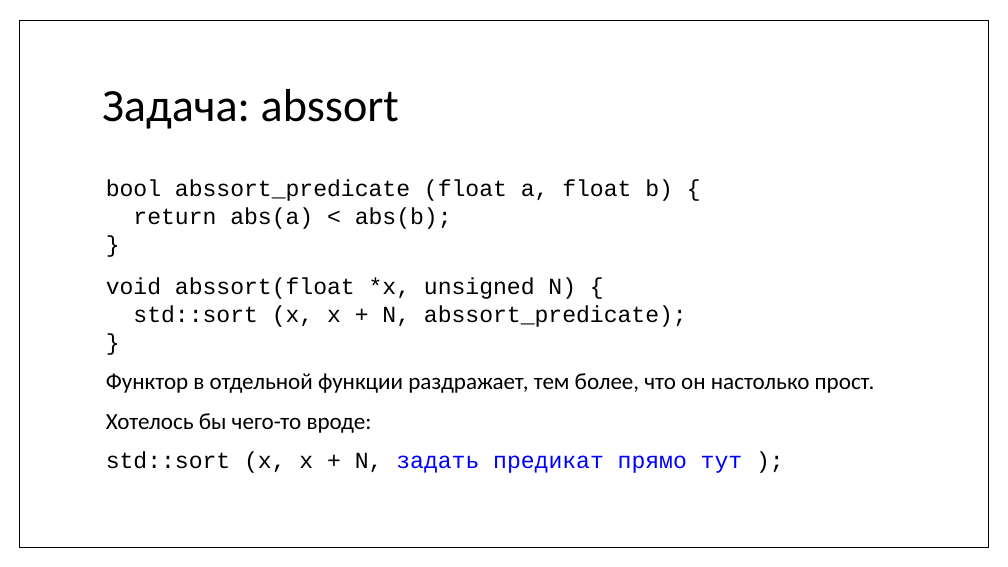
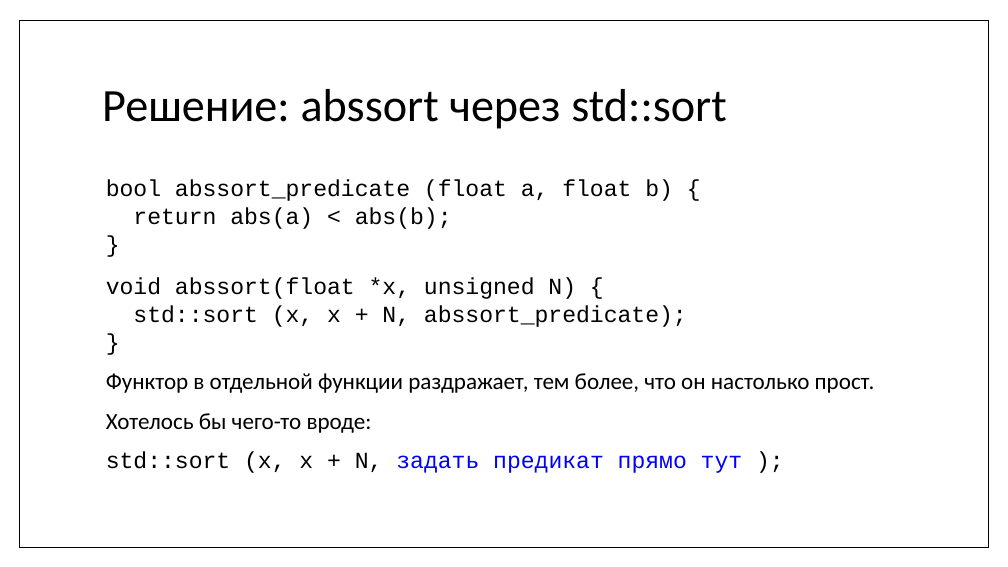
Before and after one commit to MIPT-ILab/cpp-lects-rus, a slide deck: slide 5 of slides/lec2-7-lambdas.pptx (slide 4 before the commit). Drawn at 1008x567 pixels with LibreOffice and Linux fonts; fonts in the diff are those of the drawing. Boxes give left, top, right and bottom in pixels: in the first picture for what was removed or moved away, otherwise in the second. Text is boxed around its words. In the diff, an @@ line names an element or a change of style, - is before the commit and + after.

```diff
--- a/slides/lec2-7-lambdas.pptx
+++ b/slides/lec2-7-lambdas.pptx
@@ title at [102, 89, 726, 129]: text changed @@
-Задача: abssort
+Решение: abssort через std::sort
```
Also in this commit, not shown: 2 slides added, 7 other files.
